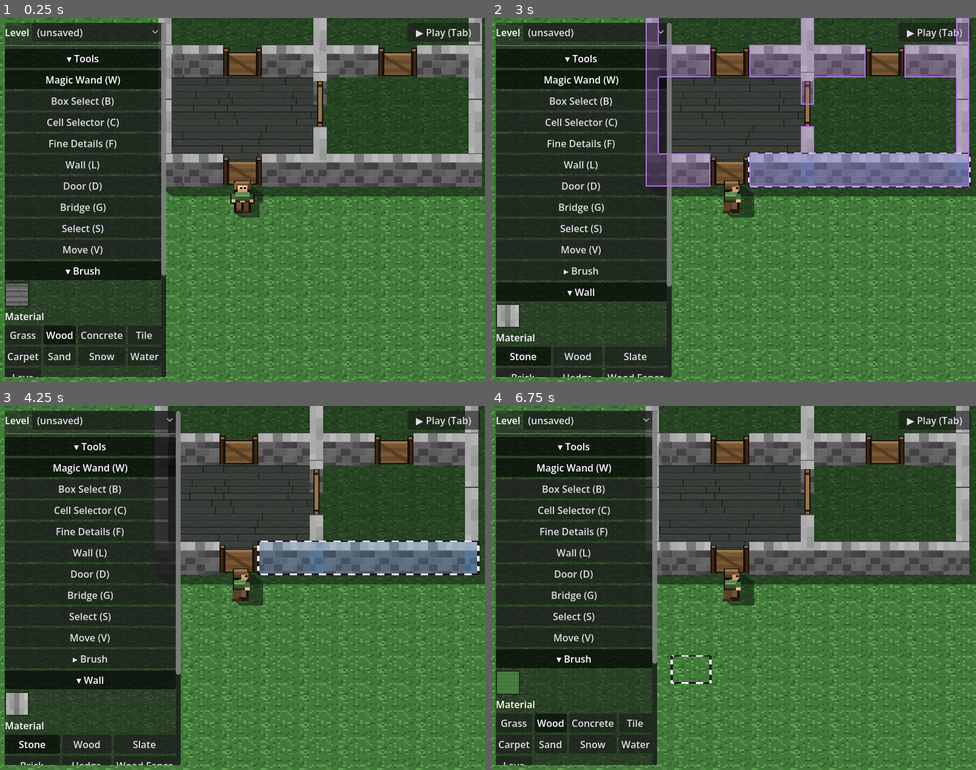
Above: before the commit, frames 1-4 (two rows, left to right).
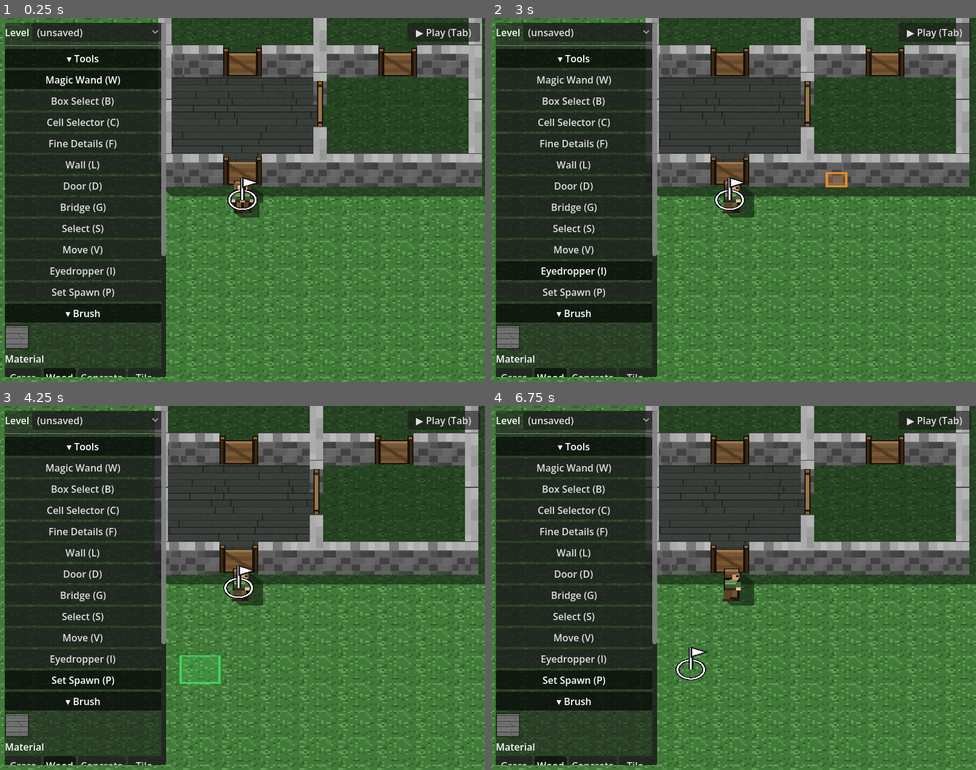
Above: after the commit, the same moments.

Repository: Malcolm-Malloy/grid-quest
Game: Godot game, scene res://main.tscn
Same seed, same stepped clock (60 frames per second), same inputs: the game is played once before the commit and once after it.
Inputs (mouse positions are in pixels of both pictures, inside the frame that each line leads up to):
- Up to frame 1 (0.25 s): no input
- Up to frame 2 (3 s): click "▶ Play (Tab)" at 0.5 s; click "■ Edit (Tab)" at 1.25 s; click "▶ Play (Tab)" at 2 s; tap Enter at 2.75 s; move the mouse to (840, 181) at 2.77 s; hold Right (ui_right) from 2.78 s (still down); tap I at 2.85 s; click (840, 181) at 2.92 s
- Up to frame 3 (4.25 s): tap P at 3.05 s; release Right (ui_right) at 3.5 s; drag from (145, 606) to (218, 660) at 3.52 s
- Up to frame 4 (6.75 s): move the mouse to (782, 507) at 4.27 s; hold Right (ui_right) 4.28-5 s; tap I at 4.35 s; click (782, 507) at 4.42 s; tap P at 4.55 s; click "▾ Tools" at 5 s; drag from (709, 660) to (588, 533) at 5.77 s; click "▸ Tools" at 6.5 s

The runs differ from the first frame. In frame 1, 4.3% of the frame differs, in the area x 1-54%, y 43-99%; in frame 2, 17%, in the area x 1-99%, y 0-99%; in frame 3, 12%; in frame 4, 5.6%.

Commit message:
Editor: eyedropper (I) + authored player spawn marker (P)
- Eyedropper: FloorManager.Mode.EYEDROP, a tool-strip button, and the
  Alt+click shortcut in Cell Selector / Fine Details. A floor pick loads
  the quarter's material + tint into the combined floor brush and arms
  it; a wall pick loads the wall brush's material + colour (the
  2026-08-16 spec deferred walls only because wall materials did not
  exist yet). Picking writes the brush fields directly rather than going
  through arm_floor_material / arm_wall_material, which re-fill an
  active selection, so a pick never edits the map or commits history.
  Alt does not clash with Alt = subtract-from-selection: that applies
  only under a selection tool, this only under a paint brush.
- Player spawn marker: world/spawn_marker.gd, a SpawnMarker node whose
  position IS the spawn MapIO serializes. Set Spawn (P) moves it in one
  undo entry, refusing walls, off-map cells and holes; the character is
  not moved, and _apply carries the marker through every load, resize
  and undo. Visible in EDIT, hidden in PLAY. Save format unchanged, so
  old maps load with the marker on whatever they stored.
  This fixes a real bug: the spawn used to be the player's position at
  save time, so walking around in PLAY and saving silently moved the
  map's start point. Maps now store an authored spawn and CharacterIO
  stores where the character actually stands, the split its header
  already described.
- Tests: dev/test_eyedropper (19 checks), dev/test_spawn_marker (22);
  capture hook GQ_SPAWN.

Co-Authored-By: Claude Opus 5 <noreply@anthropic.com>

Diff:
--- a/dev/capture.gd
+++ b/dev/capture.gd
@@ -460,6 +460,23 @@
 				" origin=", origin, " drop=", drop, " ghost_origin=", fmc._pending_origin())
 			await get_tree().process_frame
 
+	# GQ_SPAWN="x,y" moves the authored player spawn to cell (x,y) through the real Set Spawn tool, so
+	# the marker's art can be eyeballed where you want it. The marker only draws in EDIT (it is editor
+	# chrome), so do not pair this with GQ_PLAY. Frames the whole map unless GQ_SPAWN_NOFIT=1.
+	var spawnenv := OS.get_environment("GQ_SPAWN")
+	if spawnenv != "":
+		var sp2 := spawnenv.split(",")
+		var fmsp := main.get_node_or_null("World/FloorManager")
+		if fmsp and sp2.size() == 2:
+			var scell := Vector2i(int(sp2[0]), int(sp2[1]))
+			fmsp.set_mode(11) # Mode.SPAWN
+			print("GQ_SPAWN set=", fmsp._set_spawn_at(Vector2(scell.x * 32 + 16, scell.y * 32 + 16)),
+				" cell=", scell)
+			var camsp := main.get_node_or_null("Camera2D")
+			if OS.get_environment("GQ_SPAWN_NOFIT") != "1" and camsp and camsp.has_method("fit_map"):
+				camsp.fit_map()
+			await get_tree().process_frame
+
 	# GQ_SAVE="name" writes the current level to user://maps/name.json (after the setup above)
 	var save_name := OS.get_environment("GQ_SAVE")
 	if save_name != "":
--- /dev/null
+++ b/dev/test_eyedropper.gd
@@ -0,0 +1,83 @@
+extends Node
+
+# Dev-only headless test for the Eyedropper (ROADMAP "Eyedropper"): picking an existing cell's
+# material + colour into the active brush, from the tool AND from Alt+click while a paint brush is
+# active. Text-only, no rendering.
+#   /Applications/Godot.app/Contents/MacOS/Godot --headless --path . res://dev/test_eyedropper.tscn
+
+var _fails := 0
+func _check(label: String, cond: bool) -> void:
+	print(("PASS " if cond else "FAIL ") + label)
+	if not cond: _fails += 1
+
+func _mid(cell: Vector2i) -> Vector2:
+	return Vector2(cell.x * 32 + 16, cell.y * 32 + 16)
+
+func _ready() -> void:
+	MapIO.auto_load = false
+	var main: Node = load("res://main.tscn").instantiate()
+	add_child(main)
+	await get_tree().process_frame
+	var fm = main.get_node("World/FloorManager")
+	var obs = main.get_node("World/Obstacles")
+	EditHistory.reset()
+
+	# lay a known floor: sand tinted red at cell (20,10), plain wood at (21,10)
+	var sand := Vector2i(20, 10)
+	var wood := Vector2i(21, 10)
+	for q in fm._cell_quads(sand):
+		fm._write_quad(q, "sand")
+		fm._write_tint(q, Color(0.8, 0.2, 0.2))
+	for q in fm._cell_quads(wood):
+		fm._write_quad(q, "wood")
+	fm._rebuild()
+	await get_tree().process_frame
+
+	# --- 1. the tool picks material AND colour, and never edits the map ---
+	var before := JSON.stringify(MapIO.serialize())
+	fm.set_mode(fm.Mode.EYEDROP)
+	_check("picked a floor", fm._eyedrop_at(_mid(sand)))
+	_check("picked the material", fm.armed_material() == "sand")
+	_check("picked the colour", fm.active_floor_color().is_equal_approx(Color(0.8, 0.2, 0.2)))
+	_check("the pick armed the brush (next click paints it)", fm.is_armed())
+	_check("the pick is a floor-brush pick", fm.active_tool_kind() == "floor")
+	_check("picking edited nothing", JSON.stringify(MapIO.serialize()) == before)
+	_check("picking committed no undo entry", not EditHistory.can_undo())
+
+	# --- 2. picking a different cell replaces the whole brush, tint included ---
+	fm._eyedrop_at(_mid(wood))
+	_check("picked the second material", fm.armed_material() == "wood")
+	_check("an untinted cell picks Natural (white)", fm.active_floor_color().is_equal_approx(Color.WHITE))
+
+	# --- 3. bare grass is a real answer (it arms the grass eraser) ---
+	fm._eyedrop_at(_mid(Vector2i(30, 20)))
+	_check("bare ground picks the grass brush", fm.armed_material() == "")
+
+	# --- 4. the same pick from a PAINT mode replaces the armed brush without painting. (This is what
+	# Alt+click runs; the routing itself reads the OS cursor, which a headless run cannot place, so the
+	# branch that calls this is covered by inspection, not here.) ---
+	fm.set_mode(fm.Mode.CELL)
+	fm.arm_floor_material("snow")
+	_check("armed snow to paint with", fm.armed_material() == "snow")
+	fm._eyedrop_at(_mid(sand))
+	_check("picking in Cell mode loaded the sampled material over the armed one", fm.armed_material() == "sand")
+	_check("picking kept the mode on Cell (you keep painting)", fm.mode() == fm.Mode.CELL)
+	_check("picking in a paint mode painted nothing", JSON.stringify(MapIO.serialize()) == before)
+
+	# --- 5. a WALL picks the wall brush (material + colour) ---
+	var wall := Vector2i(8, 3) # a cell on the seeded room's top wall run
+	_check("setup: that cell is a wall", obs.is_blocked(wall))
+	obs.set_wall_material(wall, "slate")
+	obs.set_wall_color(wall, Color(0.2, 0.4, 0.9))
+	await get_tree().process_frame
+	fm.set_mode(fm.Mode.EYEDROP)
+	fm._eyedrop_at(_mid(wall))
+	_check("picked the wall material", fm.armed_wall_material() == "slate")
+	_check("picked the wall colour", fm.active_wall_color().is_equal_approx(Color(0.2, 0.4, 0.9)))
+	_check("the pick is a wall-brush pick", fm.active_tool_kind() == "wall_mat")
+
+	# --- 6. off-map picks nothing ---
+	_check("a pick off the map does nothing", not fm._eyedrop_at(Vector2(-40, -40)))
+
+	print("RESULT: %s (%d failures)" % ["OK" if _fails == 0 else "FAILURES", _fails])
+	get_tree().quit(_fails)
--- /dev/null
+++ b/dev/test_eyedropper.tscn
@@ -0,0 +1,6 @@
+[gd_scene format=3 uid="uid://b7qk3vdrop001"]
+
+[ext_resource type="Script" path="res://dev/test_eyedropper.gd" id="1"]
+
+[node name="TestEyedropper" type="Node"]
+script = ExtResource("1")
--- /dev/null
+++ b/dev/test_spawn_marker.gd
@@ -0,0 +1,86 @@
+extends Node
+
+# Dev-only headless test for the authored player spawn (ROADMAP "Player spawn marker"): the Set Spawn
+# tool, the marker as MapIO's source of truth for `spawn`, and the decoupling from where the character
+# happens to stand. Text-only, no rendering.
+#   /Applications/Godot.app/Contents/MacOS/Godot --headless --path . res://dev/test_spawn_marker.tscn
+
+var _fails := 0
+func _check(label: String, cond: bool) -> void:
+	print(("PASS " if cond else "FAIL ") + label)
+	if not cond: _fails += 1
+
+func _mid(cell: Vector2i) -> Vector2:
+	return Vector2(cell.x * 32 + 16, cell.y * 32 + 16)
+
+func _ready() -> void:
+	MapIO.auto_load = false
+	var main: Node = load("res://main.tscn").instantiate()
+	add_child(main)
+	await get_tree().process_frame
+	var fm = main.get_node("World/FloorManager")
+	var obs = main.get_node("World/Obstacles")
+	var player = main.get_node("World/Player")
+	var marker = main.get_node_or_null("World/SpawnMarker")
+	EditHistory.reset()
+
+	_check("the world has a spawn marker", marker != null)
+	_check("the marker is visible in EDIT (editor chrome)", marker.visible)
+
+	# --- 1. the Set Spawn tool moves the marker, one click = one undo entry ---
+	var target := Vector2i(30, 20)
+	fm.set_mode(fm.Mode.SPAWN)
+	_check("set spawn on an open cell", fm._set_spawn_at(_mid(target)))
+	_check("the marker moved to that cell", marker.spawn_cell() == target)
+	_check("serialize now stores the MARKER's position", MapIO.serialize()["spawn"]["x"] == 30 * 32 + 16)
+	_check("it committed one undo entry", EditHistory.can_undo())
+	EditHistory.undo()
+	await get_tree().process_frame
+	_check("undo moved the marker back", marker.spawn_cell() != target)
+	EditHistory.redo()
+	await get_tree().process_frame
+	_check("redo put it back", marker.spawn_cell() == target)
+
+	# --- 2. setting the spawn does NOT move the character (that is the whole point) ---
+	var was: Vector2 = player.position
+	fm._set_spawn_at(_mid(Vector2i(28, 18)))
+	_check("the character stayed put while the spawn moved", player.position == was)
+	_check("the marker is where the click was", marker.spawn_cell() == Vector2i(28, 18))
+
+	# --- 3. refusals: walls, off-map, and a no-op re-click ---
+	_check("a repeat click on the same cell commits nothing", not fm._set_spawn_at(_mid(Vector2i(28, 18))))
+	var wall := Vector2i(8, 3) # a cell on the seeded room's top wall run
+	_check("setup: that cell is a wall", obs.is_blocked(wall))
+	_check("the spawn refuses a wall cell (the player would start stuck)", not fm._set_spawn_at(_mid(wall)))
+	_check("the marker did not move", marker.spawn_cell() == Vector2i(28, 18))
+	_check("the spawn refuses a cell off the map", not fm._set_spawn_at(Vector2(-40, -40)))
+
+	# --- 4. walking the character no longer moves the map's start point (the bug this fixes) ---
+	MapIO.save_map("__spawn_test")
+	player.position = Vector2(64, 64) # "walk" somewhere else
+	await get_tree().process_frame
+	_check("a moved character does not change the serialized spawn",
+		MapIO.serialize()["spawn"]["x"] == 28 * 32 + 16)
+
+	# --- 5. a map LOAD puts the character on the marker ---
+	MapIO.load_map("__spawn_test")
+	await get_tree().process_frame
+	_check("load moved the character onto the authored spawn", player.position == _mid(Vector2i(28, 18)))
+	_check("load put the marker there too", marker.spawn_cell() == Vector2i(28, 18))
+	DirAccess.remove_absolute("user://maps/__spawn_test.json")
+
+	# --- 6. a map resize carries the spawn with the world ---
+	MapEdit.grow("left") # everything shifts +1 in x, the spawn included
+	await get_tree().process_frame
+	_check("growing the left edge shifted the marker with the map", marker.spawn_cell() == Vector2i(29, 18))
+
+	# --- 7. the marker hides in PLAY ---
+	EditorMode.set_mode(EditorMode.Mode.PLAY)
+	await get_tree().process_frame
+	_check("the marker hides in PLAY", not marker.visible)
+	EditorMode.set_mode(EditorMode.Mode.EDIT)
+	await get_tree().process_frame
+	_check("and returns in EDIT", marker.visible)
+
+	print("RESULT: %s (%d failures)" % ["OK" if _fails == 0 else "FAILURES", _fails])
+	get_tree().quit(_fails)
--- /dev/null
+++ b/dev/test_spawn_marker.tscn
@@ -0,0 +1,6 @@
+[gd_scene format=3 uid="uid://b7qk3vspwn001"]
+
+[ext_resource type="Script" path="res://dev/test_spawn_marker.gd" id="1"]
+
+[node name="TestSpawnMarker" type="Node"]
+script = ExtResource("1")
--- a/floors/floor_manager.gd
+++ b/floors/floor_manager.gd
@@ -59,7 +59,7 @@
 # Cell/Fine/Erase paint directly on click/drag; Wand builds a selection the menu then fills. See
 # ROADMAP "Authoring surface" (mode rename), "Applying edits to a selection" and "Wall editing".
 # NOTE: BRIDGE is appended LAST so existing Mode indices stay stable (tool_strip.M_* mirrors this).
-enum Mode { WAND, CELL, FINE, ERASE, WALL, DOOR, SELECT, BOX, BRIDGE, MOVE }
+enum Mode { WAND, CELL, FINE, ERASE, WALL, DOOR, SELECT, BOX, BRIDGE, MOVE, EYEDROP, SPAWN }
 
 # each material maps to an ARRAY of pattern variants (index 0 = default, matches the pre-pattern
 # single texture). The active pattern per quarter is stored in _quad_pattern (parallel to _quad_mat /
@@ -602,6 +602,18 @@
 				_drop_pending()
 				get_viewport().set_input_as_handled()
 			return
+		if _mode == Mode.SPAWN:
+			# one click = the map's authored start point moves here = one undo entry
+			if event.pressed:
+				_set_spawn_at(get_local_mouse_position())
+				get_viewport().set_input_as_handled()
+			return
+		if _mode == Mode.EYEDROP:
+			# picking never edits the map, it only loads the brush
+			if event.pressed:
+				_eyedrop_at(get_local_mouse_position())
+				get_viewport().set_input_as_handled()
+			return
 		if _mode == Mode.SELECT:
 			# selecting an object never edits the map; it loads the inspector. No drag.
 			if event.pressed:
@@ -635,6 +647,13 @@
 			return
 		# Cell / Fine / Erase: left-click and left-drag paint
 		if event.pressed:
+			# Alt+click is the eyedropper while a PAINT brush is active (ROADMAP "Eyedropper"). No clash
+			# with Alt = subtract-from-selection: that only applies while a SELECTION tool (Wand/Box) is
+			# active, and the two sets of modes are disjoint, so the active tool disambiguates.
+			if event.alt_pressed and (_mode == Mode.CELL or _mode == Mode.FINE):
+				_eyedrop_at(get_local_mouse_position())
+				get_viewport().set_input_as_handled()
+				return
 			# Erase removes the topmost structure (wall/door) first, as a single click; only once
 			# no structure remains does a further click erase the terrain beneath it (cell-occupancy
 			# model, ROADMAP "Erase mode"). Structure removal consumes the click (no paint drag).
@@ -1333,6 +1352,61 @@
 		return _sel_cells.has(Vector2i(floori(local.x / CELL), floori(local.y / CELL)))
 	return false
 
+# --- Eyedropper (ROADMAP "Eyedropper"): load the brush from what is already on the map ---
+
+# pick what is under `local` into the active brush, so matching existing terrain needs no palette
+# hunting. A picked value NEVER edits the map: it writes the brush fields directly rather than going
+# through arm_floor_material / arm_wall_material, which deliberately re-fill an active selection.
+# Returns whether anything was picked.
+func _eyedrop_at(local: Vector2) -> bool:
+	var cell := Vector2i(floori(local.x / CELL), floori(local.y / CELL))
+	if not _in_bounds(cell):
+		return false
+	var obs = get_node_or_null("../Obstacles")
+	# A WALL under the cursor loads the WALL brush (material + colour). The 2026-08-16 spec deferred
+	# this ("a wall eyedropper could come later") because wall materials did not exist yet; they do
+	# now, they are a brush with the same two axes as the floor, and picking nothing on a wall would
+	# just read as broken.
+	if obs != null and obs.is_blocked(cell):
+		_tool_kind = "wall_mat"
+		_wall_mat = obs.get_wall_material(cell)
+		_wall_color = obs.get_wall_color(cell)
+		brush_changed.emit()
+		call_deferred("_update_hover")
+		return true
+	# otherwise the FLOOR quarter under the cursor: material + tint, the two axes of the floor brush.
+	# Bare grass ("") is a real answer -- it arms the grass eraser, which is how you match plain ground.
+	var q := Vector2i(floori(local.x / HALF), floori(local.y / HALF))
+	_tool_kind = "floor"
+	_brush = _quad_mat.get(q, "")
+	_floor_color = _quad_tint.get(q, Color.WHITE)
+	_armed = true # picked = loaded and ready to lay, so the next click in Cell/Fine paints it
+	brush_changed.emit()
+	call_deferred("_update_hover")
+	return true
+
+# --- Set Spawn (ROADMAP "Player spawn marker"): move the map's authored start point ---
+
+# put the spawn marker on the clicked cell. One click = one undo entry. Walls are refused: the player
+# would start stuck inside one. The character is NOT moved -- that is the whole point of the marker
+# (authoring the start point without walking the character there); a map LOAD is what puts the player
+# on it.
+func _set_spawn_at(local: Vector2) -> bool:
+	var cell := Vector2i(floori(local.x / CELL), floori(local.y / CELL))
+	if not _stampable(cell):
+		return false # off the map, or on an absent-cell hole
+	var obs = get_node_or_null("../Obstacles")
+	if obs != null and obs.is_blocked(cell):
+		return false # never spawn inside a wall
+	var marker = get_node_or_null("../SpawnMarker")
+	if marker == null:
+		return false
+	if marker.spawn_cell() == cell:
+		return false # already there: no empty undo entry
+	marker.set_cell(cell)
+	EditHistory.commit("set spawn")
+	return true
+
 # --- copy / paste / duplicate / move (ROADMAP "Copy, paste, and duplicate" + "Move tool") ---
 #
 # All four gestures ride ONE pending-clip state: an armed clip (`_pending_clip`) plus how it will be
@@ -1565,9 +1639,22 @@
 	if _mode == Mode.BRIDGE:
 		_update_bridge_hover(cell)
 		return
-	# Wall / Door placement and Select: a green cell cursor marks the target cell
-	if _mode == Mode.WALL or _mode == Mode.DOOR or _mode == Mode.SELECT:
+	# Wall / Door / Set Spawn placement and Select: a green cell cursor marks the target cell
+	if _mode == Mode.WALL or _mode == Mode.DOOR or _mode == Mode.SELECT or _mode == Mode.SPAWN:
 		_update_structure_placement_hover(cell)
+		return
+	# Eyedropper: an ORANGE (ground-edit palette) cursor over the cell that will be SAMPLED. Fine-grain
+	# is deliberate: it shows the quarter, because that is the grain the floor store actually holds.
+	if _mode == Mode.EYEDROP:
+		_clear_room_hover()
+		_preview.hide_preview()
+		_restore_faded()
+		if not _in_bounds(cell):
+			_cursor.hide_cursor()
+			return
+		_cursor.set_role(PaintCursor.Role.GROUND)
+		var eq := Vector2i(floori(local.x / HALF), floori(local.y / HALF))
+		_cursor.show_rect(Rect2(eq.x * HALF, eq.y * HALF, HALF, HALF))
 		return
 	# after a wall colour or material is picked, outline the single wall under the cursor
 	if _tool_kind == "wall" or _tool_kind == "wall_mat":
--- a/main.tscn
+++ b/main.tscn
@@ -14,6 +14,7 @@
 [ext_resource type="Script" path="res://world/map_size_tool.gd" id="12"]
 [ext_resource type="Script" path="res://ui/mode_toggle.gd" id="13"]
 [ext_resource type="Script" path="res://ui/inspector.gd" id="14"]
+[ext_resource type="Script" path="res://world/spawn_marker.gd" id="15"]
 
 [node name="Main" type="Node2D"]
 
@@ -52,6 +53,10 @@
 [node name="MapSizeTool" type="Node2D" parent="World"]
 script = ExtResource("12")
 
+[node name="SpawnMarker" type="Node2D" parent="World"]
+position = Vector2(272, 400)
+script = ExtResource("15")
+
 [node name="Camera2D" type="Camera2D" parent="."]
 zoom = Vector2(2, 2)
 script = ExtResource("4")
--- a/systems/map_io.gd
+++ b/systems/map_io.gd
@@ -58,6 +58,9 @@
 	var fm = w.get_node("FloorManager")
 	var gb = w.get_node("GridBackground")
 	var player = w.get_node("Player")
+	# the AUTHORED spawn is the SpawnMarker's position, not wherever the character happens to stand
+	# (ROADMAP "Player spawn marker"); older scenes without the marker fall back to the player.
+	var marker = w.get_node_or_null("SpawnMarker")
 
 	var walls: Array = []
 	for c in obs.blocked_cells:
@@ -107,7 +110,8 @@
 		"version": VERSION,
 		"grid": {"width": gb.grid_width, "height": gb.grid_height},
 		"absent_cells": absent_cells,
-		"spawn": {"x": player.position.x, "y": player.position.y},
+		"spawn": {"x": marker.position.x if marker else player.position.x,
+			"y": marker.position.y if marker else player.position.y},
 		"walls": walls,
 		"doors": doors,
 		"bridges": bridges,
@@ -210,10 +214,15 @@
 		wmats.append([int(a[0]), int(a[1]), String(a[2])])
 	obs.apply_wall_materials(wmats)
 
-	# 5. player spawn (skipped for undo/redo so history leaves the player where it stands)
+	# 5. spawn. The MARKER always follows the map (a resize/undo must move the authored spawn with
+	# everything else), while snapping the PLAYER onto it is skipped for undo/redo so history never
+	# teleports the character mid-edit. A map load (keep_player false) starts the player on the marker.
+	var spawn: Dictionary = data.get("spawn", {"x": player.position.x, "y": player.position.y})
+	var p := Vector2(spawn["x"], spawn["y"])
+	var marker = w.get_node_or_null("SpawnMarker")
+	if marker:
+		marker.set_spawn(p)
 	if not keep_player:
-		var spawn: Dictionary = data.get("spawn", {"x": player.position.x, "y": player.position.y})
-		var p := Vector2(spawn["x"], spawn["y"])
 		player.position = p
 		player.target_position = p
 		player.is_moving = false
--- a/ui/tool_strip.gd
+++ b/ui/tool_strip.gd
@@ -13,7 +13,7 @@
 # order MUST match that enum since set_mode receives the raw index. The strip owns mode selection now
 # (it moved off the right-click popup); each has a single-key shortcut. F is Fine Details, so camera
 # recenter dropped F and keeps Home (see camera_follow.gd).
-enum { M_WAND, M_CELL, M_FINE, M_ERASE, M_WALL, M_DOOR, M_SELECT, M_BOX, M_BRIDGE, M_MOVE }
+enum { M_WAND, M_CELL, M_FINE, M_ERASE, M_WALL, M_DOOR, M_SELECT, M_BOX, M_BRIDGE, M_MOVE, M_EYEDROP, M_SPAWN }
 const MODES := [
 	["Magic Wand (W)", M_WAND, KEY_W],
 	["Box Select (B)", M_BOX, KEY_B],
@@ -27,12 +27,15 @@
 	# V for Move, the Photoshop/Illustrator move-tool key (the roadmap pencilled in M, but M is the
 	# map menu and the roadmap leaves the final letters "tunable at build"). Ctrl+V still pastes.
 	["Move (V)", M_MOVE, KEY_V],
+	["Eyedropper (I)", M_EYEDROP, KEY_I],
+	["Set Spawn (P)", M_SPAWN, KEY_P],
 ]
 # which modes get a visible button on the strip. ERASE moved fully into the right-click menu + Delete
 # key (note: "Erase ... in the right click menu instead"), so it has no strip button (E still works).
 # Wall/Door stay on the strip AS WELL as the menu (note: "wall and door ... in the right menu as well"),
 # because their DRAG gesture (drag to draw a wall LINE) has no menu equivalent and needs a reachable mode.
-const STRIP_MODES := [M_WAND, M_BOX, M_CELL, M_FINE, M_WALL, M_DOOR, M_BRIDGE, M_SELECT, M_MOVE]
+const STRIP_MODES := [M_WAND, M_BOX, M_CELL, M_FINE, M_WALL, M_DOOR, M_BRIDGE, M_SELECT, M_MOVE,
+	M_EYEDROP, M_SPAWN]
 var _mode_buttons := {} # mode int -> Button, so a keyboard shortcut can light the right radio
 var _sections := {}     # section title -> {"header": Button, "content": VBoxContainer}, for the
 						# accordion (and so a test can check collapse/expand)
--- /dev/null
+++ b/world/spawn_marker.gd
@@ -0,0 +1,60 @@
+extends Node2D
+
+# The map's AUTHORED player spawn, as a placeable marker (ROADMAP "Player spawn marker").
+#
+# Before this, a map's start point was wherever the character happened to STAND when the map was
+# saved: authoring meant walking the player into position, and a stroll around in PLAY silently moved
+# the start point. Now the spawn is its own thing. This node's position IS the spawn MapIO serializes
+# (`spawn`), the Set Spawn tool moves it, and a map load drops the player on it. The character's live
+# position is a separate concern that CharacterIO already owns, which is the split its header
+# describes: "Maps store an authored spawn (MapIO); this stores where the player actually stands".
+#
+# Visible in EDIT, hidden in PLAY (it is editor chrome, like the tool strip). One per map: there is one
+# node, so "one spawn per map" is structural rather than enforced.
+#
+# Drawn in World space, so it sits in the world's top/front perspective (the y-squash turns the ground
+# ring into an ellipse, exactly like every other round thing in the world reads).
+
+const CELL := 32
+
+# Deliberately NOT one of the editor's role colours (orange ground / green add / red erase / purple
+# walls / blue doors / yellow shadow): a neutral white-on-dark pennant reads on grass, wood, stone and
+# snow alike and never gets confused with a hover or a selection.
+const DARK := Color(0.06, 0.06, 0.09, 0.9)
+const LIGHT := Color(1, 1, 1, 0.95)
+const POLE_H := 26.0
+const RING_R := 11.0
+
+func _ready() -> void:
+	z_index = 850 # above the world, below the editor cursors/ghosts (1000+)
+	add_to_group("spawn_marker")
+	visible = EditorMode.is_edit()
+	EditorMode.changed.connect(func(_m): visible = EditorMode.is_edit())
+
+# --- the spawn, in world pixels (the node's own position) ---
+
+func spawn_position() -> Vector2:
+	return position
+
+func set_spawn(pos: Vector2) -> void:
+	position = pos
+	queue_redraw()
+
+func spawn_cell() -> Vector2i:
+	return Vector2i(floori(position.x / CELL), floori(position.y / CELL))
+
+# put the spawn at the centre of `cell` (what the Set Spawn tool does with a click)
+func set_cell(cell: Vector2i) -> void:
+	set_spawn(Vector2(cell.x * CELL + CELL / 2.0, cell.y * CELL + CELL / 2.0))
+
+func _draw() -> void:
+	# ground ring: marks the CELL the player will stand in, drawn dark-then-light so it reads on any floor
+	draw_arc(Vector2.ZERO, RING_R, 0.0, TAU, 28, DARK, 3.5)
+	draw_arc(Vector2.ZERO, RING_R, 0.0, TAU, 28, LIGHT, 1.5)
+	# pole + pennant, so the marker is findable when zoomed out (a flat ring alone disappears)
+	draw_line(Vector2.ZERO, Vector2(0, -POLE_H), DARK, 4.0)
+	draw_line(Vector2.ZERO, Vector2(0, -POLE_H), LIGHT, 1.5)
+	var flag := PackedVector2Array([
+		Vector2(0.5, -POLE_H), Vector2(13, -POLE_H + 5.5), Vector2(0.5, -POLE_H + 11)])
+	draw_colored_polygon(flag, LIGHT)
+	draw_polyline(flag + PackedVector2Array([flag[0]]), DARK, 1.5)
Not shown: 1 places in main.tscn that only renumber resources
Not shown, changed: ROADMAP.md
